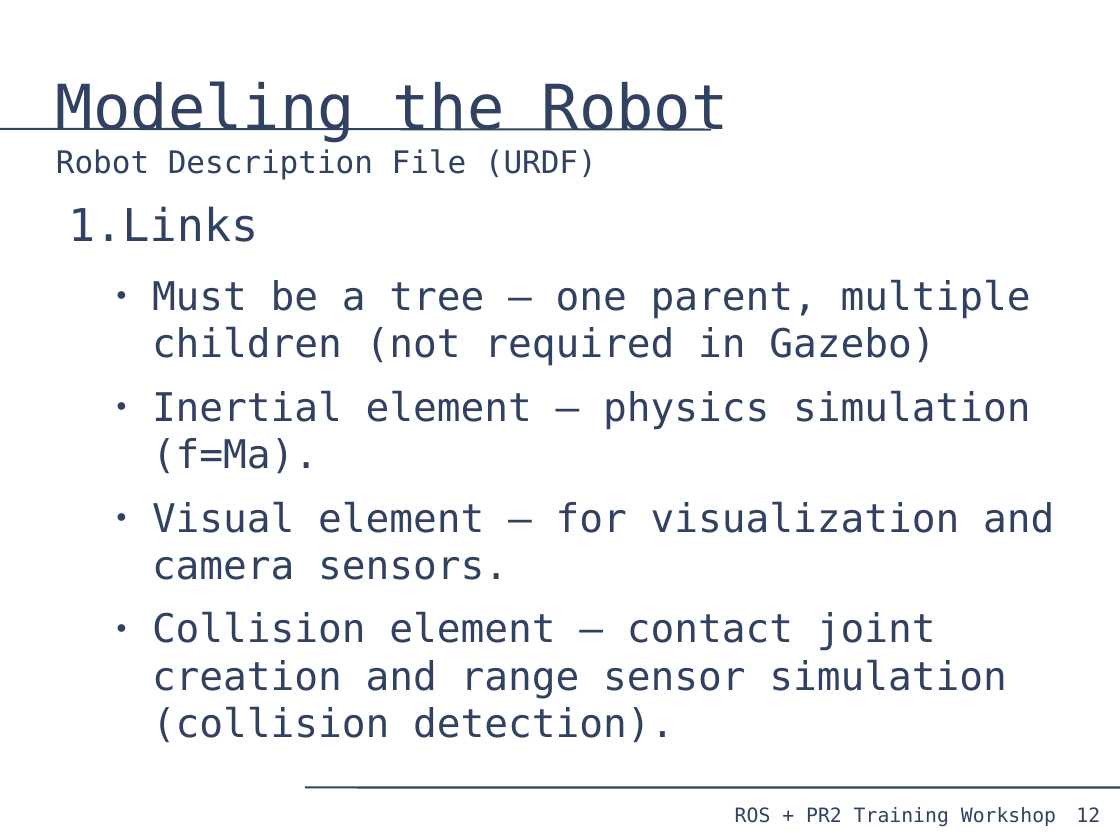
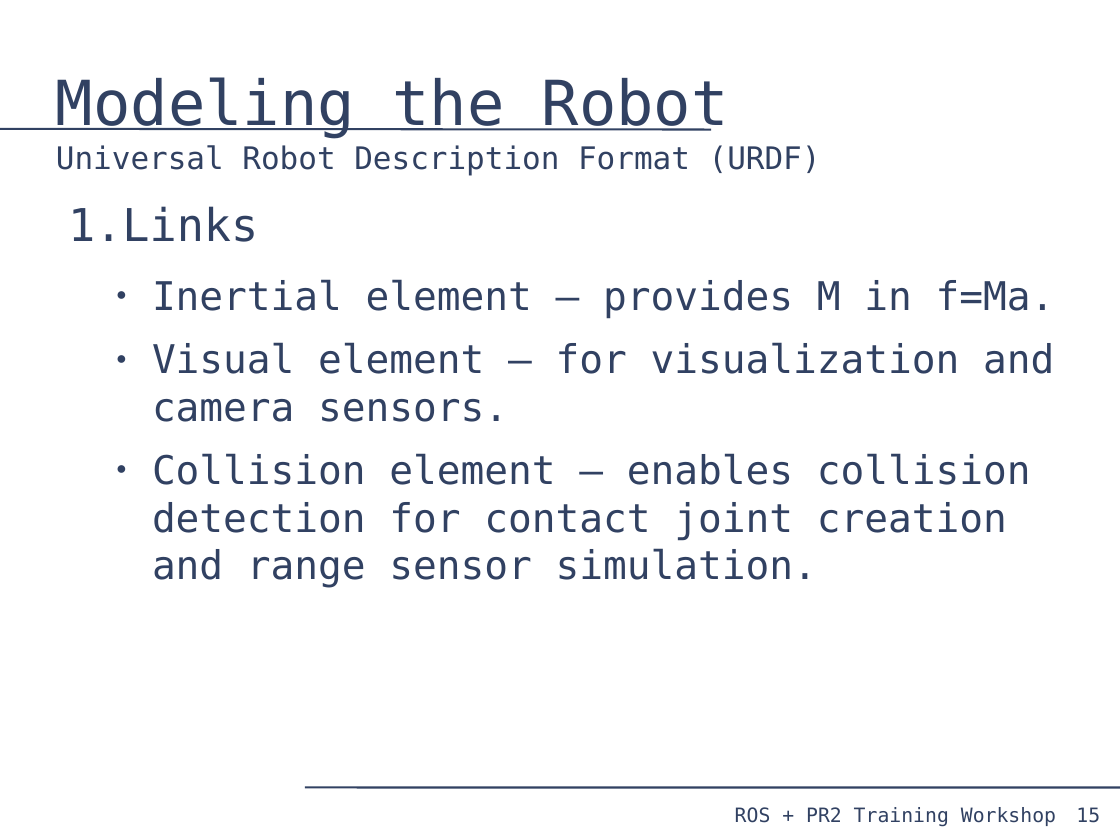
Before and after one commit to PR2/pr2_docs, a slide deck: slide 15 of pr2_training_workshop/simulation/simulation_training_workshop.odp (slide 12 before the commit). Drawn at 1120x840 pixels with LibreOffice and Linux fonts; fonts in the diff are those of the drawing. Boxes give left, top, right and bottom in pixels: in the first picture for what was removed or moved away, otherwise in the second. Text is boxed around its words. In the diff, an @@ line names an element or a change of style, - is before the commit and + after.

```diff
--- a/pr2_training_workshop/simulation/simulation_training_workshop.odp
+++ b/pr2_training_workshop/simulation/simulation_training_workshop.odp
@@ title at bbox=[56, 77, 821, 175]: text changed @@
-Modeling the Robot
-Robot Description File (URDF)
+Modeling the Robot
+Universal Robot Description Format (URDF)
@@ text at bbox=[152, 279, 1055, 319]: text changed @@
-  ● Must be a tree – one parent, multiple children (not required in Gazebo)
-  ● Inertial element – physics simulation (f=Ma).
+  ● Inertial element – provides M in f=Ma.
@@ text at bbox=[152, 453, 1031, 588]: text changed @@
-  ● Collision element – contact joint creation and range sensor simulation (collision detection).
+  ● Collision element – enables collision detection for contact joint creation and range sensor simulation.
@@ page number at bbox=[1076, 807, 1100, 823]: text changed @@
-12
+15
```
Also in this commit, not shown: 17 other slides changed, 3 slides added.
